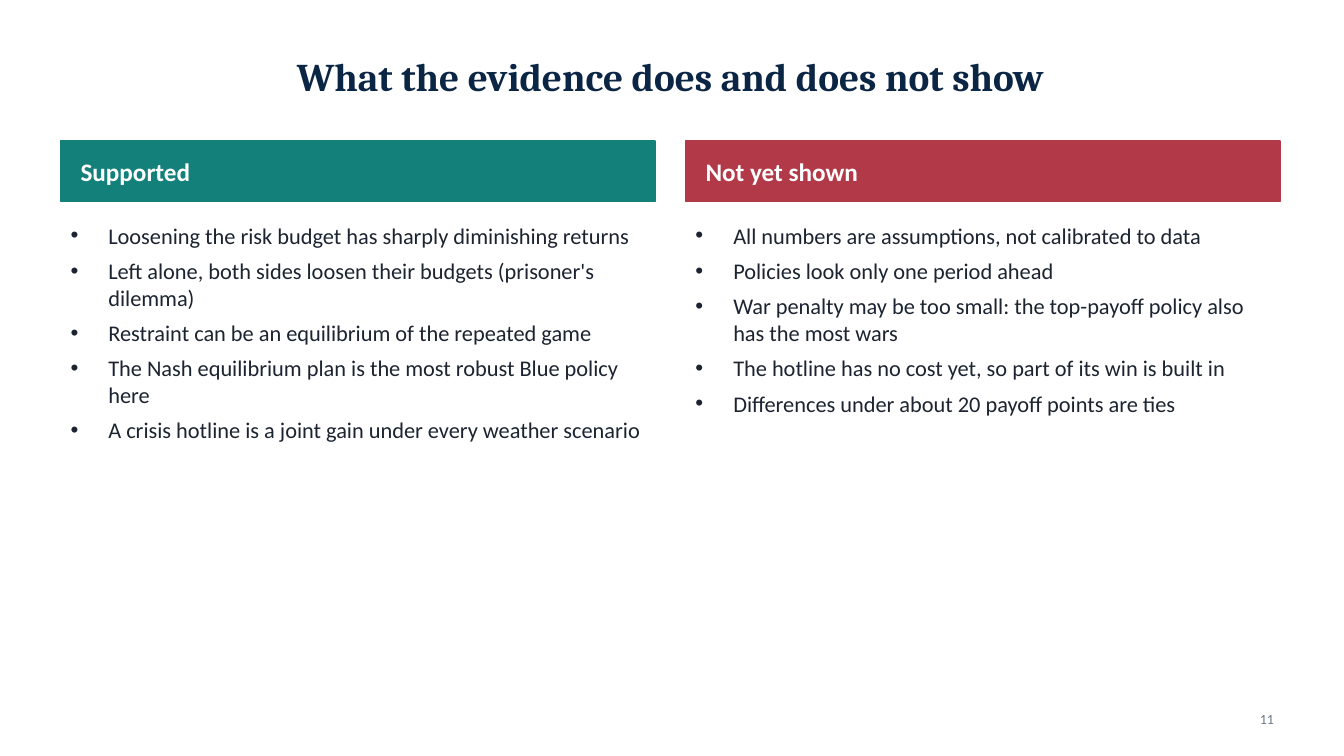
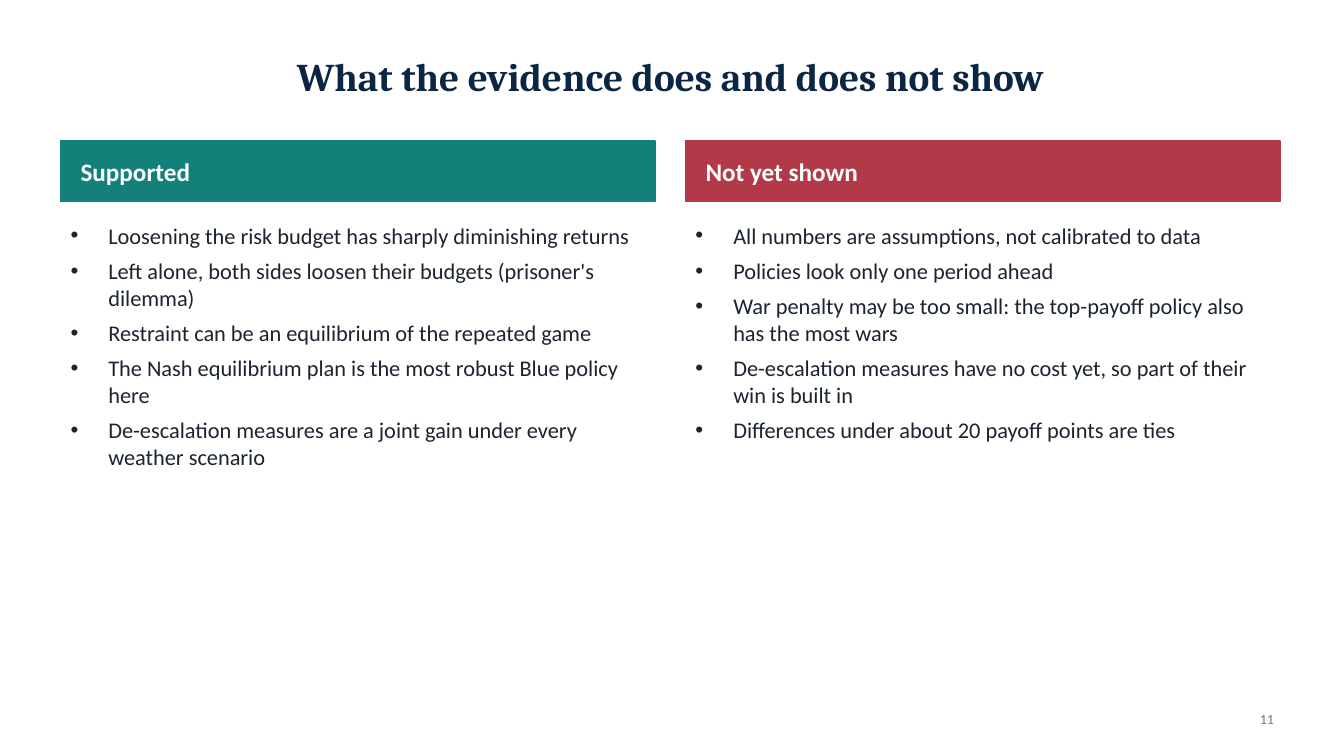
Before and after one commit to draggin-anchor/6.S974-Wargaming-Term-Project, a slide deck: slide 11 of deliverables/02-workshop1-slides.pptx. Drawn at 1344x756 pixels with LibreOffice and Linux fonts; fonts in the diff are those of the drawing. Boxes give left, top, right and bottom in pixels: in the first picture for what was removed or moved away, otherwise in the second. Text is boxed around its words. In the diff, an @@ line names an element or a change of style, - is before the commit and + after.

Commit message:
Slides: rename D3 to de-escalation measures

```diff
--- a/deliverables/02-workshop1-slides.pptx
+++ b/deliverables/02-workshop1-slides.pptx
@@ text at [733,360,1246,403]: text changed @@
-• The hotline has no cost yet, so part of its win is built in
+• De-escalation measures have no cost yet, so part of their win is built in
@@ text at [108,422,577,465]: text changed @@
-• A crisis hotline is a joint gain under every weather scenario
+• De-escalation measures are a joint gain under every weather scenario
```
Also in this commit, not shown: 2 other slides changed, 2 other files.
